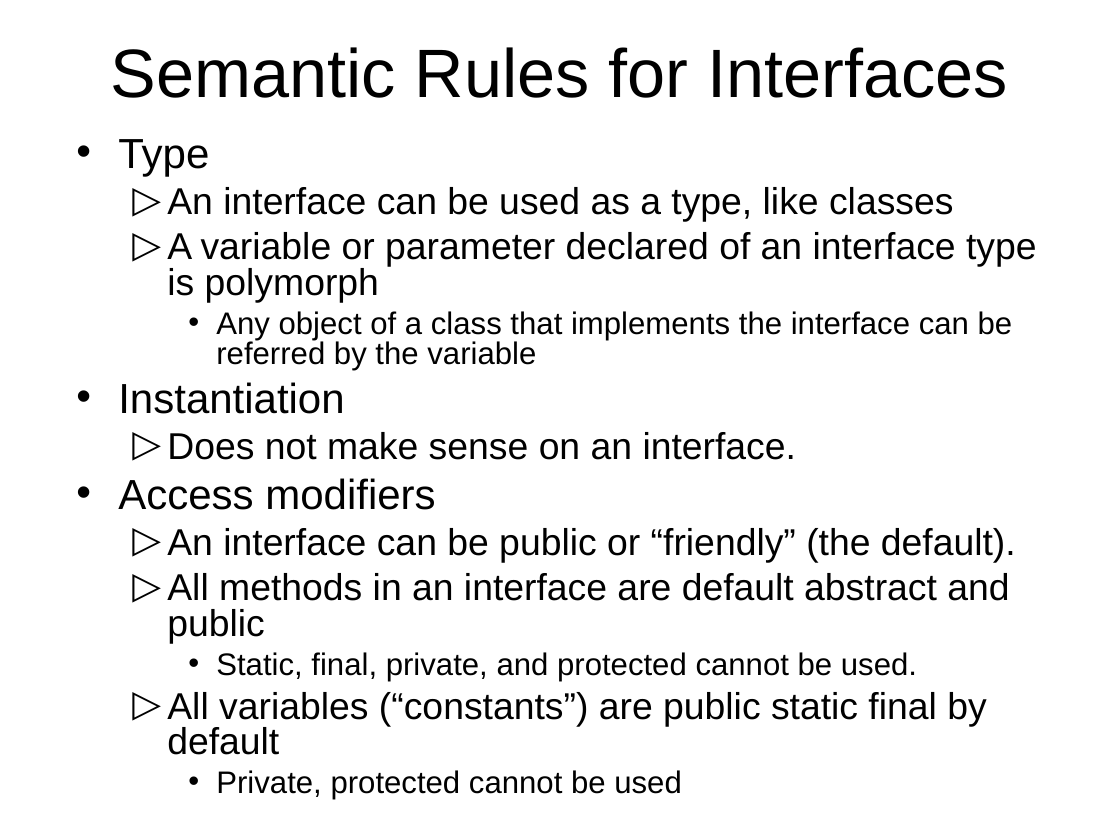
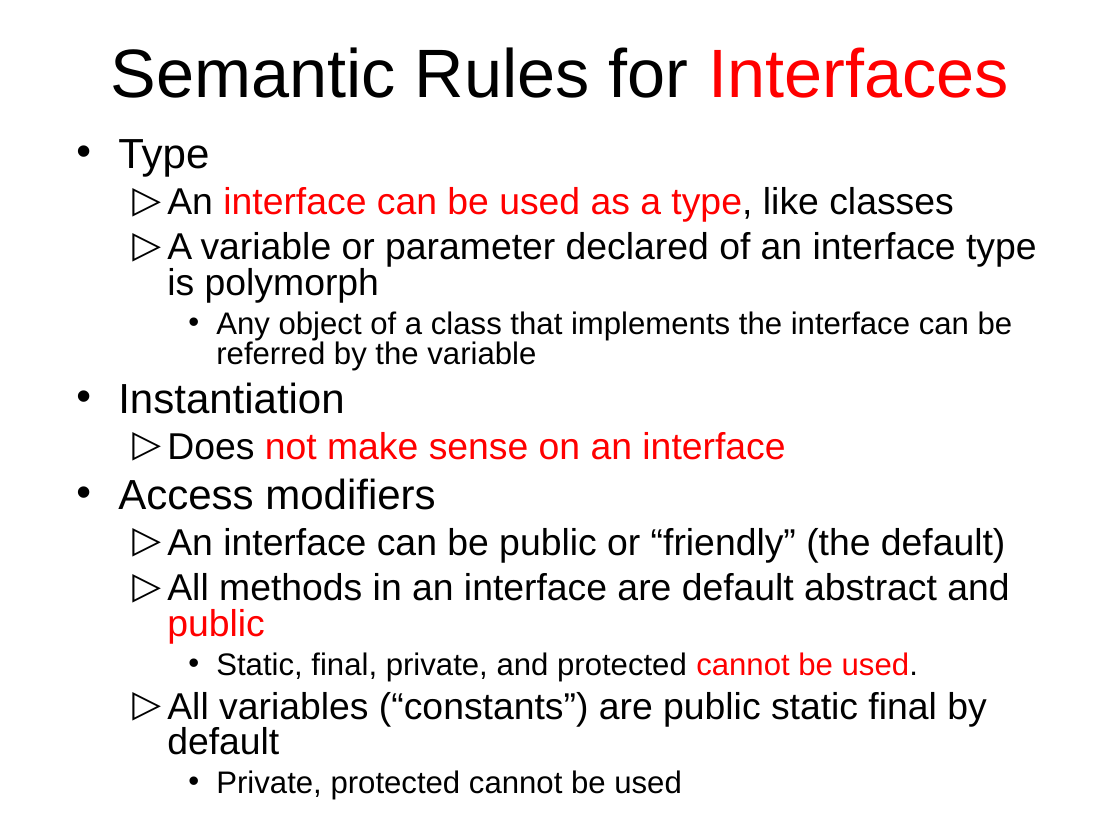
Before and after one commit to octaviordz/zjnu2017.github.io, a slide deck: slide 49 of OOP/lectures/040--Inheritance.and.Interfaces.ppt (slide 51 before the commit). Drawn at 1120x840 pixels with LibreOffice and Linux fonts; fonts in the diff are those of the drawing. Boxes give left, top, right and bottom in pixels: in the first picture for what was removed or moved away, otherwise in the second. Text is boxed around its words. In the diff, an @@ line names an element or a change of style, - is before the commit and + after.

```diff
--- a/OOP/lectures/040--Inheritance.and.Interfaces.ppt
+++ b/OOP/lectures/040--Inheritance.and.Interfaces.ppt
@@ title "Semantic Rules for Interfaces" at [111, 47, 1008, 98]: text colour #000000 to #FF0000 in "Interfaces" @@
@@ text at [167, 187, 1009, 681]: text colour #000000 to #FF0000 in "interface can be used as a type,", "public", "cannot be used." @@
@@ text at [167, 432, 785, 460]: text changed; text colour #000000 to #FF0000 @@
-  ▷ Does not make sense on an interface.
+  ▷ Does not make sense on an interface
@@ text at [167, 528, 1005, 562]: text changed @@
-  ▷ An interface can be public or “friendly” (the default).
+  ▷ An interface can be public or “friendly” (the default)
```
Also in this commit, not shown: 31 other slides changed, 6 slides added, 8 slides removed, 1 other file.
